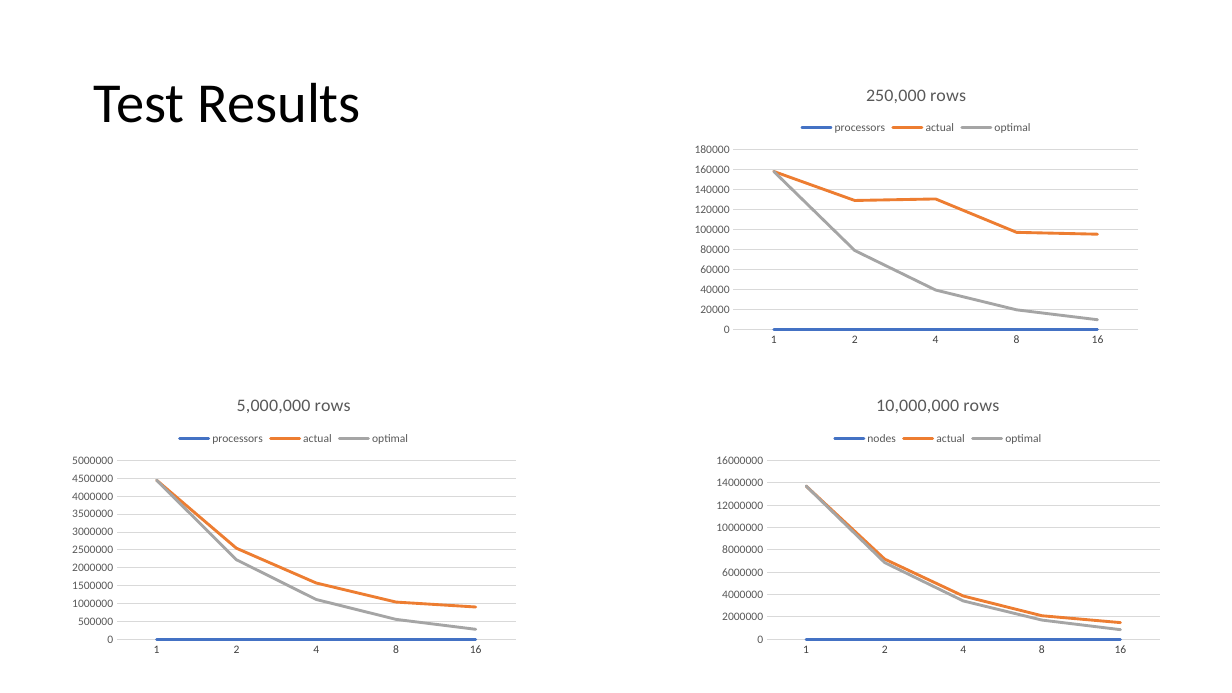
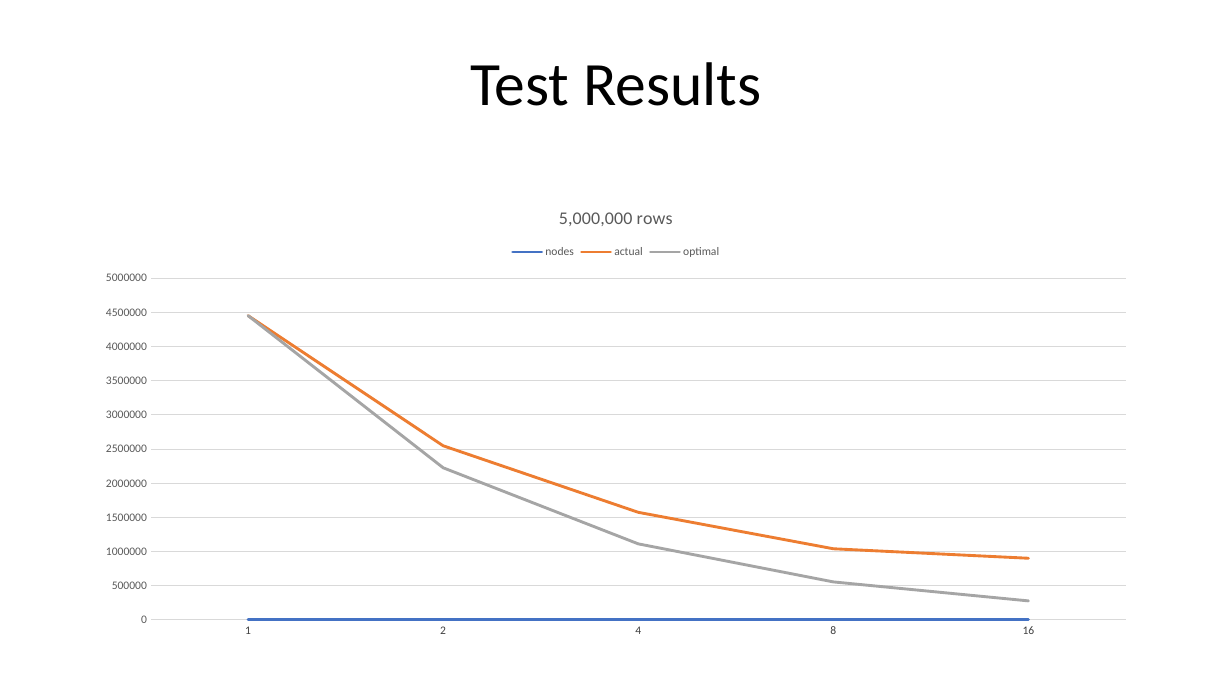
Before and after one commit to micophilip/comp5704, a slide deck: slide 33 of assets/project/Presentation.pptx (slide 31 before the commit). Drawn at 1232x693 pixels with LibreOffice and Linux fonts; fonts in the diff are those of the drawing. Boxes give left, top, right and bottom in pixels: in the first picture for what was removed or moved away, otherwise in the second. Text is boxed around its words. In the diff, an @@ line names an element or a change of style, - is before the commit and + after.

Commit message:
updates to slide deck

```diff
--- a/assets/project/Presentation.pptx
+++ b/assets/project/Presentation.pptx
@@ title "Test Results": place and size @@
-title "Test Results" at (94,82,361,123)
+title "Test Results" at (470,62,761,106)
@@ title "Test Results" at (470,62,761,106): size 44 to 48 pt; alignment left to centre; vertical alignment middle to bottom @@
@@ line chart removed at (686,69,1148,347) @@
-title "250,000 rows "
-categories: 1, 2, 3, 4, 5
-processors: 1, 2, 4, 8, 16
-actual: 158000, 129000, 131000, 97000, 95000
-optimal: 158000, 79000, 40000, 20000, 10000
@@ line chart at (85,189,1148,638) @@
@@ title "10,000,000 rows " to "5,000,000 rows " @@
-actual: 13700000, 7200000, 3900000, 2100000, 1500000
+actual: 4400000, 2500000, 1600000, 1000000, 900000
-optimal: 13700000, 6900000, 3400000, 1700000, 900000
+optimal: 4400000, 2200000, 1100000, 600000, 300000
@@ line chart: place and size @@
-line chart at (707,379,1169,656)
+line chart at (85,189,1148,638)
@@ line chart removed at (63,379,525,656) @@
-title "5,000,000 rows "
-categories: 1, 2, 3, 4, 5
-processors: 1, 2, 4, 8, 16
-actual: 4400000, 2500000, 1600000, 1000000, 900000
-optimal: 4400000, 2200000, 1100000, 600000, 300000
```
Also in this commit, not shown: 16 other slides changed, 3 slides added, 1 other file.
